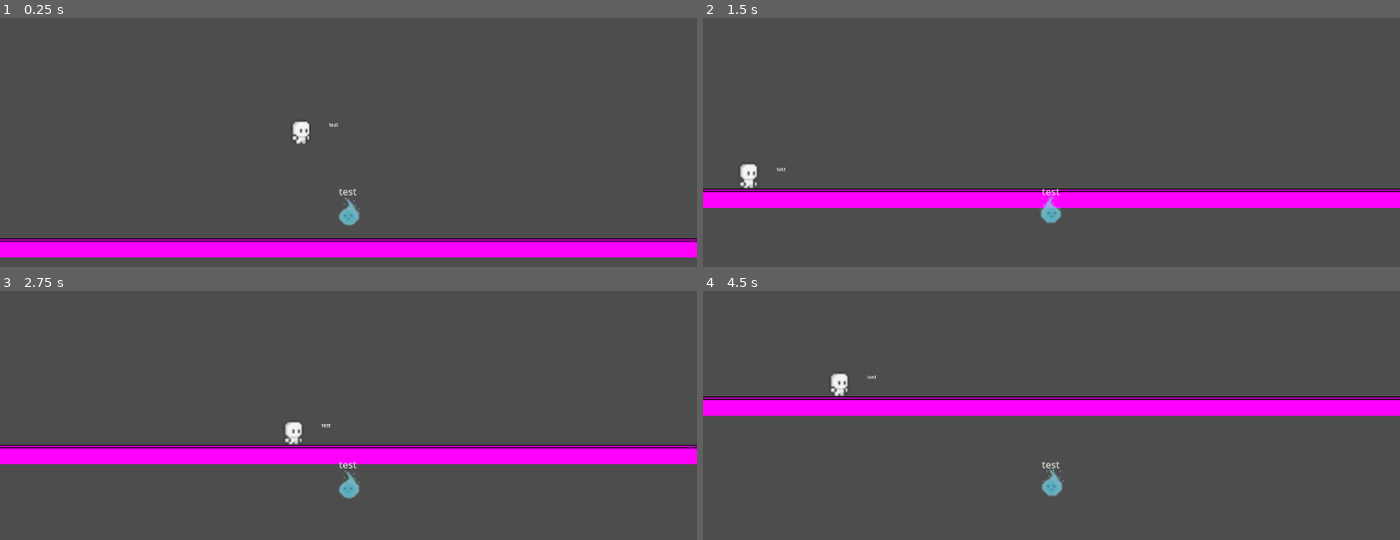
Above: before the commit, frames 1-4 (two rows, left to right).
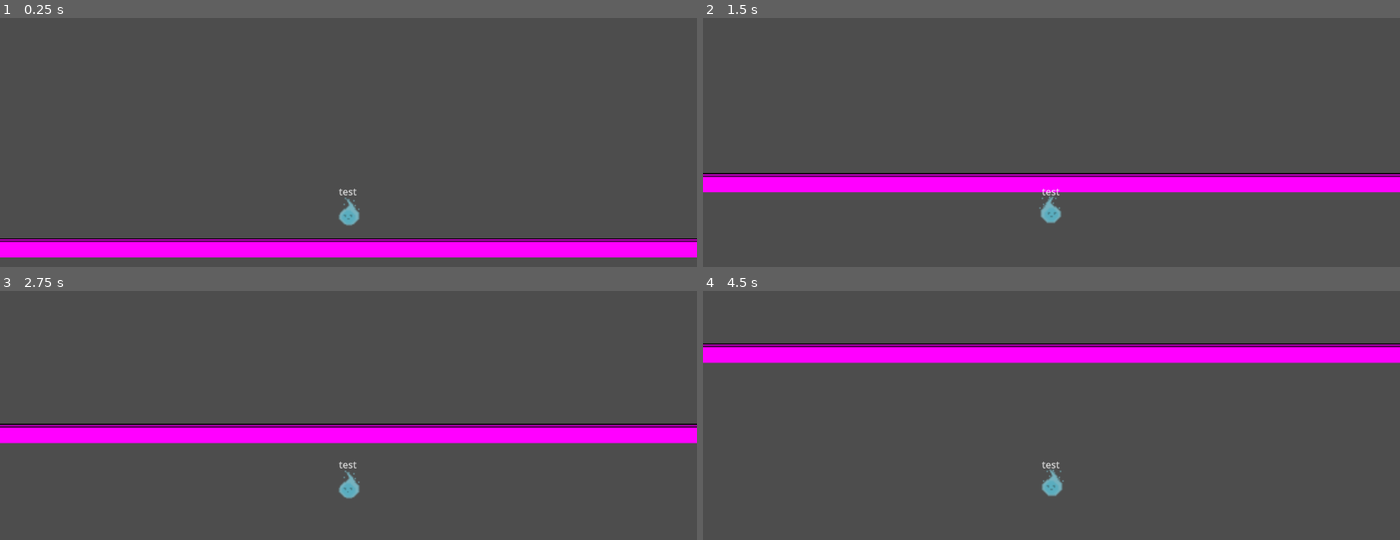
Above: after the commit, the same moments.

Repository: bustercrow-3818/uninvited-guest
Game: Godot game, scene res://objects/temp_plat/temp_plat.tscn
The game is run twice, just before and just after one commit, with the same random seed, the same clock (stepped at 60 frames per second) and the same inputs. The project has no main scene, so this scene is started directly.
Inputs:
- Up to frame 1 (0.25 s): no input
- Up to frame 2 (1.5 s): hold D (right) from 0.53 s (still down); tap Space (action) at 0.6 s; tap W (up) at 0.77 s; tap X (release) at 0.8, 1.35 s
- Up to frame 3 (2.75 s): tap W (up) at 1.52 s; tap Space (action) at 1.55, 2.1 s; release D (right) at 2.03 s; hold A (left) from 2.03 s (still down); tap X (release) at 2.3 s
- Up to frame 4 (4.5 s): release A (left) at 2.78 s; hold D (right) 2.78-4.28 s; tap X (release) at 2.85, 3.8, 4.35 s; tap W (up) at 3.02, 3.77 s; tap Space (action) at 3.05, 3.6 s; hold A (left) from 4.28 s (still down)

The runs differ from the first frame. In frame 1, 0.2% of the frame differs, in the area x 41-49%, y 41-51%; in frame 2, 14%; in frame 3, 16%; in frame 4, 16%, in the area x 0-100%, y 20-51%.

Commit message:
fixed npc jump, added ghost blockers, minor visual improvements

Diff:
--- a/entities/movement_instructions.gd
+++ b/entities/movement_instructions.gd
@@ -42,10 +42,8 @@
 
 func _physics_process(_delta: float) -> void:
 	if active == true:
-		on_floor_check()
 		fall()
 		process_state()
-
 
 		match current_state:
 			states.ACTION:
@@ -69,11 +67,10 @@
 func slow() -> void:
 	if velocity.x != 0:
 		velocity.x = move_toward(velocity.x, 0, decel)
-	if velocity.x == 0:
-		current_state = states.IDLE
 
 func fall() -> void:
-	velocity.y = move_toward(velocity.y, terminal_velocity, gravity)
+	velocity.y += gravity
+	clamp(velocity.y, 0, terminal_velocity)
 
 func idle() -> void:
 	sprite.play("idle")
@@ -84,13 +81,16 @@
 func restore_action_charges() -> void:
 	pass
 
-func on_floor_check() -> void:
+func on_floor_check() -> bool:
 	var parent: CharacterBody2D = get_parent()
+	var check: bool
 
-	if parent.is_on_floor():
-		parent_on_floor = true
-	else:
-		parent_on_floor = false
+	if parent.is_on_floor() == true:
+		check = true
+	elif parent.is_on_floor() == false:
+		check = false
+
+	return check
 
 @abstract func move() -> void
 
--- a/entities/npc/npc.tscn
+++ b/entities/npc/npc.tscn
@@ -186,9 +186,8 @@
 jump_speed = 200.0
 move_speed = 90.0
 decel = 5.0
-gravity = 5.0
-terminal_velocity = 300.0
-max_action_charges = 2
+gravity = 7.5
+terminal_velocity = 400.0
 sprite = NodePath("../AnimatedSprite2D")
 metadata/_custom_type_script = "uid://chm1g45n64u0"
 
--- a/entities/npc/npc_movement.gd
+++ b/entities/npc/npc_movement.gd
@@ -10,18 +10,16 @@
 	initialize()
 
 func move() -> void:
-	if active == false:
-		return
-
-	moving = true
-	direction.x = randi_range(-1, 1)
-	velocity.x = direction.x * move_speed
-	if velocity.x != 0:
-		sprite.play("walk")
-	await get_tree().create_timer(randf_range(3, 4)).timeout
-	moving = false
-	sprite.play("idle")
-	restart_timer()
+	if active == true:
+		moving = true
+		direction.x = randi_range(-1, 1)
+		velocity.x = direction.x * move_speed
+		if velocity.x != 0:
+			sprite.play("walk")
+		await get_tree().create_timer(randf_range(3, 4)).timeout
+		moving = false
+		sprite.play("idle")
+		restart_timer()
 
 func process_state() -> void:
 	if velocity.x > 0:
--- a/entities/npc/possessed_movement.gd
+++ b/entities/npc/possessed_movement.gd
@@ -11,9 +11,13 @@
 	velocity.x = direction.x * move_speed
 	if parent_on_floor == true:
 		sprite.play("walk")
+	else:
+		pass
 
 func process_state() -> void:
-	on_floor_check()
+	if on_floor_check() == true:
+		current_action_charges = max_action_charges
+		velocity.y = 0
 
 	if velocity.x > 0:
 		sprite.flip_h = false
@@ -26,7 +30,7 @@
 		current_state = states.MOVING
 	elif velocity.x != 0:
 		current_state = states.STOPPING
-	else:
+	elif on_floor_check() == true and velocity.x == 0:
 		current_state = states.IDLE
 
 func initialize() -> void:
@@ -37,14 +41,8 @@
 	pass
 
 func action(_delta) -> void:
-	if active == false:
-		return
-
-	if current_action_charges > 0:
+	if active == true and current_action_charges > 0:
 		sprite.play("jump")
 		velocity.y -= jump_speed
 		current_action_charges -= 1
-
-func on_floor_check() -> void:
-	if parent_on_floor == true:
-		current_action_charges = max_action_charges
+		current_state = states.FALLING
--- a/entities/player/player.gd
+++ b/entities/player/player.gd
@@ -50,19 +50,24 @@
 			collision.modulate = Color(0.154, 0.653, 0.934, 1.0)
 
 func switch_pov(target: Node) -> void:
+	var tween = create_tween()
+
 	camera.reparent(target)
-	hide()
+	tween.tween_property(camera, "position", Vector2.ZERO, 0.15)
+	camera.position = Vector2.ZERO
+	modulate = Color(1, 1, 1, 0.5)
 	collision_shape.disabled = true
 	possessing = true
 	SignalBus.possessed.emit(target, "PossessedMovement")
 
 func release_victim() -> void:
 	var victim: Node = camera.get_parent()
+	var tween = create_tween()
 
 	victim.modulate = Color(1, 1, 1, 1)
-	position = victim.position + Vector2(0, -32)
 	possessing = false
-	show()
+	modulate = Color(1, 1, 1, 0.75)
 	collision_shape.disabled = false
 	camera.reparent(self)
+	tween.tween_property(camera, "position", Vector2.ZERO, 0.15)
 	SignalBus.release.emit(victim, "NPCMovement")
--- a/entities/player/player.tscn
+++ b/entities/player/player.tscn
@@ -75,8 +75,8 @@
 [node name="player" type="CharacterBody2D" node_paths=PackedStringArray("sprite", "camera", "collision_shape", "move_instructions")]
 modulate = Color(1, 1, 1, 0.7529412)
 z_index = 1
-collision_layer = 2
-collision_mask = 2
+collision_layer = 6
+collision_mask = 6
 motion_mode = 1
 platform_on_leave = 2
 platform_floor_layers = 4294967040
--- /dev/null
+++ b/ghost_blocker.gd
@@ -0,0 +1,30 @@
+extends StaticBody2D
+
+@export var blocker: CollisionShape2D
+@export var sprite: AnimatedSprite2D
+
+@export var active: bool = false
+
+func _ready() -> void:
+	initialize()
+
+func activate(body: Node2D) -> void:
+	if body == self:
+		blocker.disabled = false
+		sprite.play("active")
+
+func deactivate(body: Node2D) -> void:
+	if body == self:
+		blocker.disabled = true
+		sprite.play("inactive")
+
+func initialize() -> void:
+	if active == true:
+		activate(self)
+	else:
+		deactivate(self)
+	connect_signals()
+
+func connect_signals() -> void:
+	SignalBus.turn_off_blocker.connect(deactivate)
+	SignalBus.turn_on_blocker.connect(activate)
--- /dev/null
+++ b/objects/props/ghost_blocker.tscn
@@ -0,0 +1,53 @@
+[gd_scene load_steps=7 format=3 uid="uid://d06cy40x0ormd"]
+
+[ext_resource type="Script" uid="uid://bbo6lcq6vfxs4" path="res://ghost_blocker.gd" id="1_isaf1"]
+[ext_resource type="Texture2D" uid="uid://bmwodfi1k7tha" path="res://assets/Graveyard [16x16]/Props&Objects/Props.png" id="2_fn61t"]
+
+[sub_resource type="AtlasTexture" id="AtlasTexture_isaf1"]
+atlas = ExtResource("2_fn61t")
+region = Rect2(0, 97, 16, 15)
+
+[sub_resource type="AtlasTexture" id="AtlasTexture_fn61t"]
+atlas = ExtResource("2_fn61t")
+region = Rect2(0, 81, 16, 15)
+
+[sub_resource type="SpriteFrames" id="SpriteFrames_x2u7e"]
+animations = [{
+"frames": [{
+"duration": 1.0,
+"texture": SubResource("AtlasTexture_isaf1")
+}],
+"loop": true,
+"name": &"active",
+"speed": 5.0
+}, {
+"frames": [{
+"duration": 1.0,
+"texture": SubResource("AtlasTexture_fn61t")
+}],
+"loop": true,
+"name": &"inactive",
+"speed": 5.0
+}]
+
+[sub_resource type="SegmentShape2D" id="SegmentShape2D_isaf1"]
+a = Vector2(0, -5000)
+b = Vector2(0, 5000)
+
+[node name="ghost_blocker" type="StaticBody2D" node_paths=PackedStringArray("blocker", "sprite")]
+collision_layer = 4
+collision_mask = 4
+script = ExtResource("1_isaf1")
+blocker = NodePath("CollisionShape2D")
+sprite = NodePath("AnimatedSprite2D")
+
+[node name="AnimatedSprite2D" type="AnimatedSprite2D" parent="."]
+modulate = Color(1, 1, 1, 0.78431374)
+position = Vector2(0, -16)
+scale = Vector2(2, 2)
+sprite_frames = SubResource("SpriteFrames_x2u7e")
+animation = &"active"
+autoplay = "inactive"
+
+[node name="CollisionShape2D" type="CollisionShape2D" parent="."]
+shape = SubResource("SegmentShape2D_isaf1")
--- /dev/null
+++ b/objects/props/switch.tscn
@@ -0,0 +1,10 @@
+[gd_scene load_steps=2 format=3 uid="uid://bumq0usmd6ary"]
+
+[sub_resource type="SpriteFrames" id="SpriteFrames_2u3qv"]
+
+[node name="StaticBody2D" type="StaticBody2D"]
+
+[node name="AnimatedSprite2D" type="AnimatedSprite2D" parent="."]
+sprite_frames = SubResource("SpriteFrames_2u3qv")
+
+[node name="CollisionShape2D" type="CollisionShape2D" parent="."]
--- a/objects/stages/stage_1.tscn
+++ b/objects/stages/stage_1.tscn
@@ -10,6 +10,7 @@
 [ext_resource type="Texture2D" uid="uid://dp0naiawibuud" path="res://assets/Graveyard [16x16]/Tiles/Back_Tiles.png" id="7_11vpy"]
 [ext_resource type="PackedScene" uid="uid://cc73q1ensdj1b" path="res://entities/player/player.tscn" id="9_knejt"]
 [ext_resource type="PackedScene" uid="uid://b6by0hr2yqoun" path="res://entities/npc/npc.tscn" id="10_b1742"]
+[ext_resource type="PackedScene" uid="uid://d06cy40x0ormd" path="res://objects/props/ghost_blocker.tscn" id="11_pgeck"]
 
 [sub_resource type="TileSetAtlasSource" id="TileSetAtlasSource_0hre5"]
 texture = ExtResource("1_dc27i")
@@ -940,3 +941,10 @@
 position = Vector2(1184, 256)
 rotation = 4.712389
 shape = SubResource("WorldBoundaryShape2D_b1742")
+
+[node name="ghost_blocker" parent="." instance=ExtResource("11_pgeck")]
+position = Vector2(512, 640)
+active = true
+
+[node name="ghost_blocker2" parent="." instance=ExtResource("11_pgeck")]
+position = Vector2(256, 640)
--- a/objects/stages/stage_template.tscn
+++ b/objects/stages/stage_template.tscn
@@ -518,11 +518,13 @@
 2:4/0 = 0
 4:4/0 = 0
 0:5/0 = 0
+0:5/0/modulate = Color(1, 1, 1, 0.78431374)
 1:5/0 = 0
 2:5/0 = 0
 3:5/0 = 0
 4:5/0 = 0
 0:6/0 = 0
+0:6/0/modulate = Color(1, 1, 1, 0.78431374)
 1:6/0 = 0
 
 [sub_resource type="TileSetAtlasSource" id="TileSetAtlasSource_x5m07"]
@@ -901,6 +903,7 @@
 script = ExtResource("2_mvpcw")
 
 [node name="props" type="TileMapLayer" parent="."]
+tile_map_data = PackedByteArray(0, 0, 0, 0, 0, 0, 3, 0, 0, 0, 5, 0, 0, 0, 0, 0, 1, 0, 3, 0, 0, 0, 6, 0, 0, 0)
 tile_set = SubResource("TileSet_8k5pc")
 
 [node name="background" type="TileMapLayer" parent="."]
--- a/signal_bus.gd
+++ b/signal_bus.gd
@@ -6,3 +6,6 @@
 
 signal possessed(victim: Node, mode: String)
 signal release(victim: Node, mode: String)
+
+signal turn_on_blocker(target: Node)
+signal turn_off_blocker(target: Node)
Not shown, removed: assets/BlueSpirit/blueSpiritidle.png.import
Not shown, removed: assets/BlueSpirit/blueflameattack.png.import
Not shown, removed: assets/BlueSpirit/bluespiritattack.png.import
Not shown, removed: assets/BlueSpirit/bluespiritgethit.png.import
Not shown, removed: assets/Graveyard [16x16]/Bonus Character/Ghost_Death.png.import
Not shown, removed: assets/Graveyard [16x16]/Bonus Character/Ghost_Falling.png.import
Not shown, removed: assets/Graveyard [16x16]/Bonus Character/Ghost_Hurt.png.import
Not shown, removed: assets/Graveyard [16x16]/Bonus Character/Ghost_Idle.png.import
Not shown, removed: assets/Graveyard [16x16]/Bonus Character/Ghost_Jumping.png.import
Not shown, removed: assets/Graveyard [16x16]/Bonus Character/Ghost_Sheet.png.import
Not shown, removed: assets/Graveyard [16x16]/Bonus Character/Ghost_Walk.png.import
Not shown, removed: assets/Graveyard [16x16]/Parallax Background/Background/Background.png.import
(and 43 more such lines)
